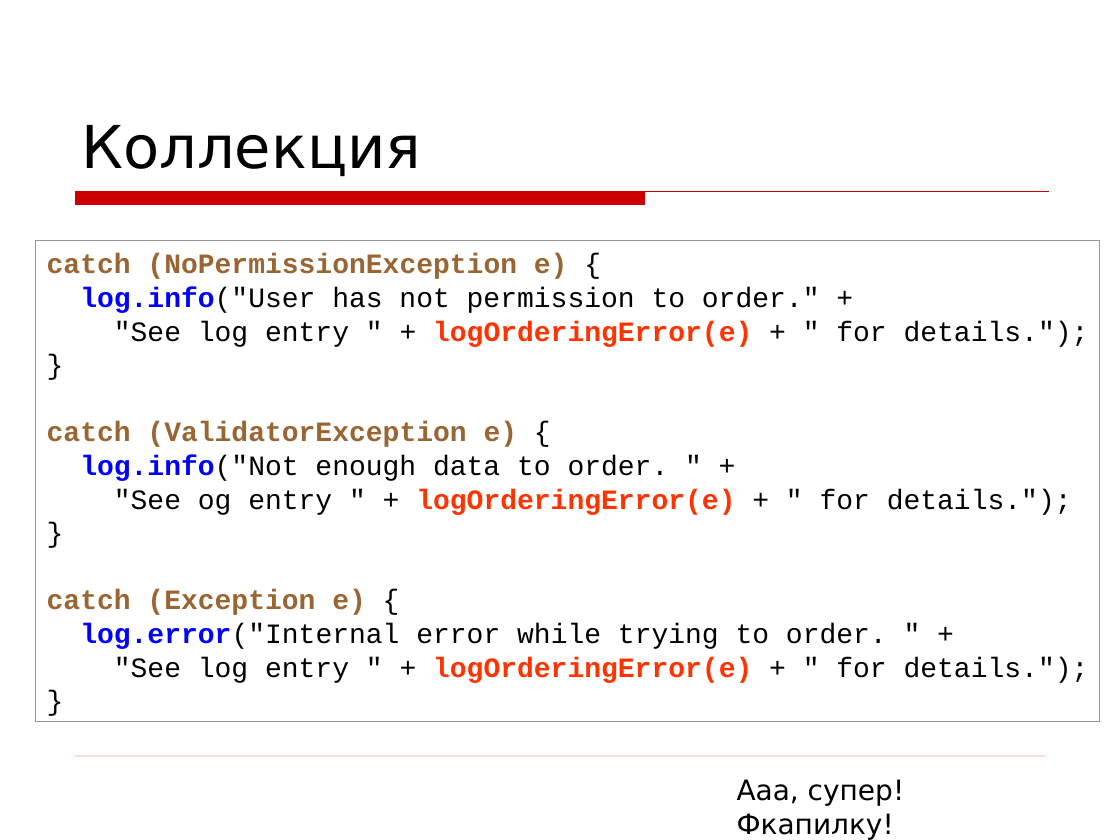
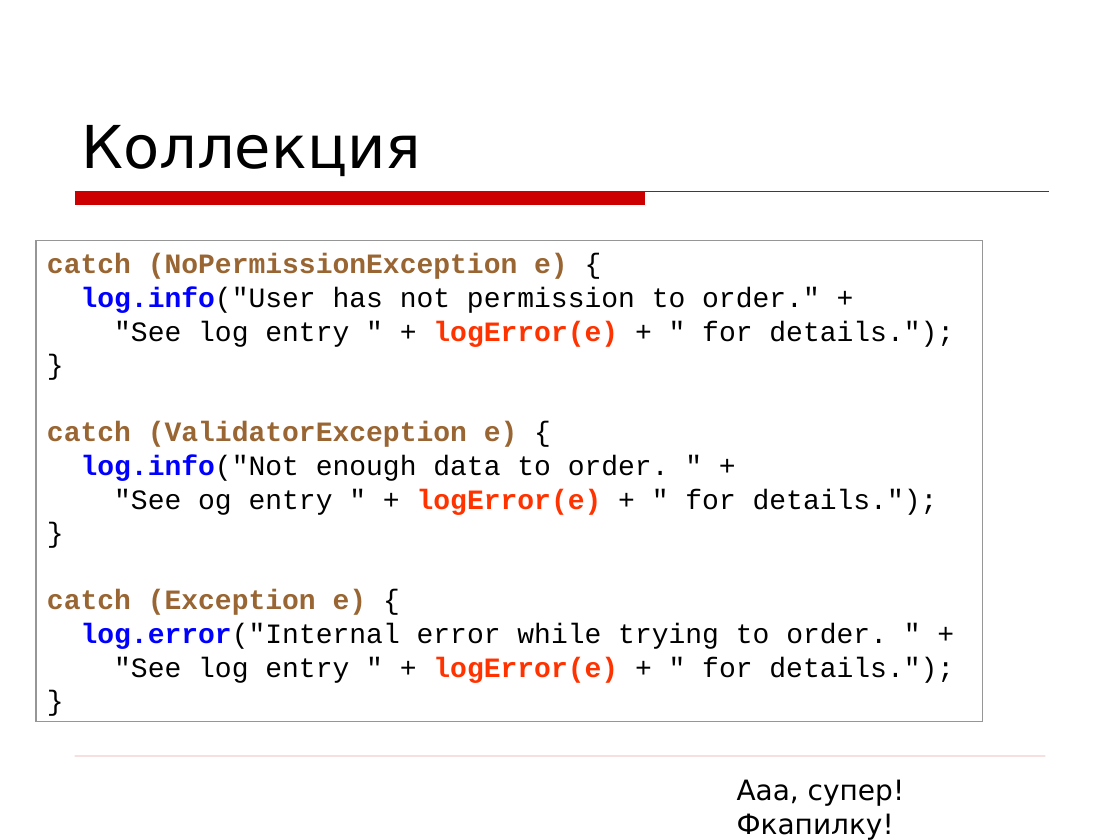
Before and after one commit to asolntsev/presentations, a slide deck: slide 28 of wtf-code/WTF_code.devclub.ru.ppt (slide 27 before the commit). Drawn at 1120x840 pixels with LibreOffice and Linux fonts; fonts in the diff are those of the drawing; background and template pictures are left out. Boxes give left, top, right and bottom in pixels: in the first picture for what was removed or moved away, otherwise in the second. Text is boxed around its words. In the diff, an @@ line names an element or a change of style, - is before the commit and + after.

```diff
--- a/wtf-code/WTF_code.devclub.ru.ppt
+++ b/wtf-code/WTF_code.devclub.ru.ppt
@@ rectangle "catch (NoPermissionException e) {": place and size @@
-rectangle "catch (NoPermissionException e) {" at box(36, 240, 1100, 721)
+rectangle "catch (NoPermissionException e) {" at box(36, 240, 982, 721)
@@ text in rectangle at box(114, 321, 954, 347): text changed @@
-"See log entry " + logOrderingError(e) + " for details.");
+"See log entry " + logError(e) + " for details.");
@@ text in rectangle at box(114, 489, 938, 515): text changed @@
-"See og entry " + logOrderingError(e) + " for details.");
+"See og entry " + logError(e) + " for details.");
@@ text in rectangle at box(114, 657, 954, 683): text changed @@
-"See log entry " + logOrderingError(e) + " for details.");
+"See log entry " + logError(e) + " for details.");
```
Also in this commit, not shown: 12 other slides changed, 5 slides added, 2 slides removed.
